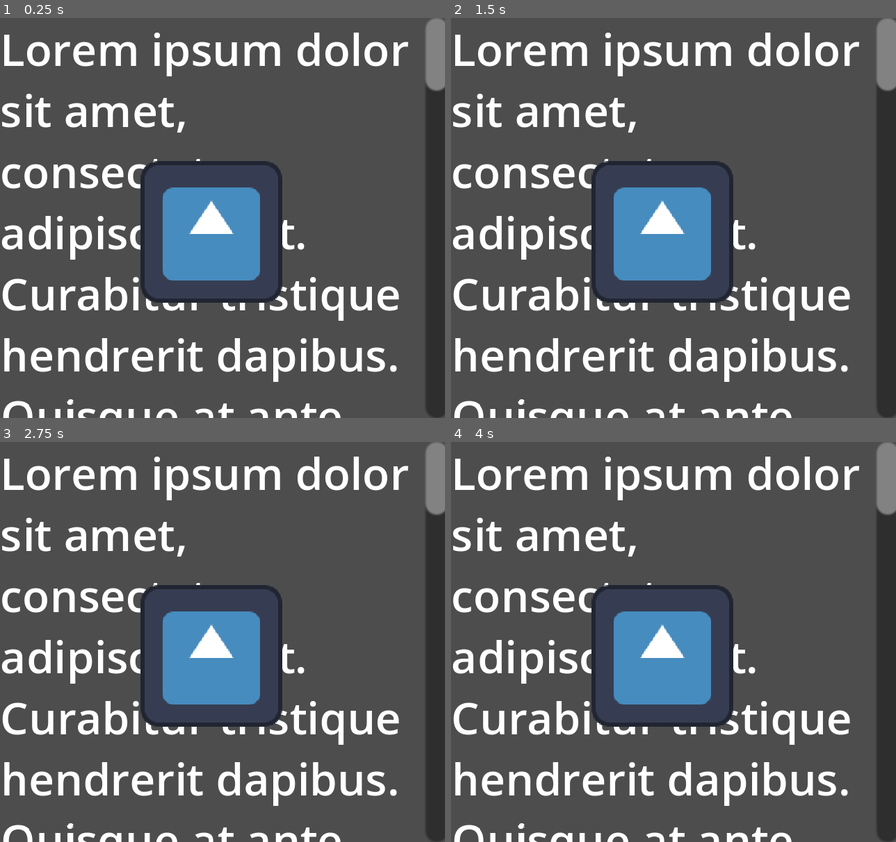
Above: before the commit, frames 1-4 (two rows, left to right).
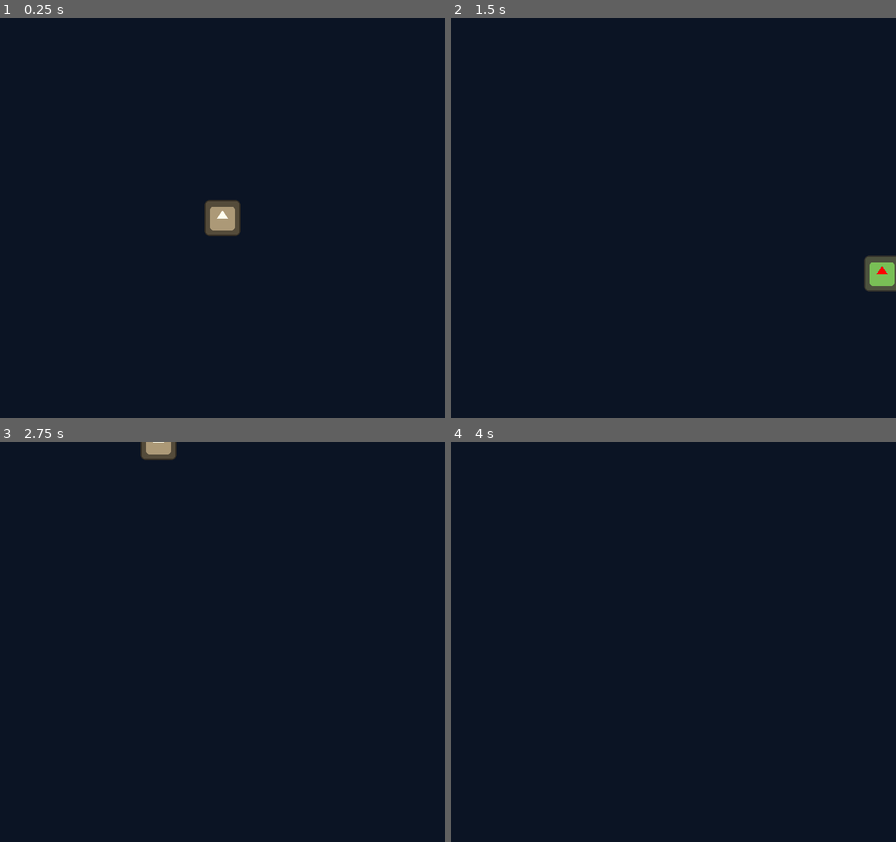
Above: after the commit, the same moments.

Repository: razvra/GBJam2024
Game: Godot game, scene res://scenes/main.tscn
The game is run twice, just before and just after one commit, with the same random seed, the same clock (stepped at 60 frames per second) and the same inputs. Before the commit the project starts from res://scenes/node_2d.tscn. The engine's default icon, where the game draws it, is replaced by a stand-in: a white triangle on a blue panel in a dark square.
Inputs:
- Up to frame 1 (0.25 s): no input
- Up to frame 2 (1.5 s): tap Enter at 0.5 s; hold D (move_right, bound only after the commit) 0.53-1.28 s; tap K (change_ghost, bound only after the commit) at 0.6, 1.35 s; hold S (move_down, bound only after the commit) from 1.28 s (still down)
- Up to frame 3 (2.75 s): release S (move_down, bound only after the commit) at 2.03 s; hold D (move_right, bound only after the commit) from 2.03 s (still down); tap K (change_ghost, bound only after the commit) at 2.1 s
- Up to frame 4 (4 s): release D (move_right, bound only after the commit) at 2.78 s; hold W (move_up, bound only after the commit) 2.78-3.53 s; tap K (change_ghost, bound only after the commit) at 2.85, 3.6 s; tap Space at 3.5 s; hold A (move_left, bound only after the commit) from 3.53 s (still down)

The runs differ from the first frame. In frame 1, 99% of the frame differs, in the area x 0-100%, y 0-100%; in frame 2, 99%; in frame 3, 99%; in frame 4, 99%.

Commit message:
basic movement, screen warping, character switching

Diff:
--- a/project.godot
+++ b/project.godot
@@ -11,7 +11,7 @@
 [application]
 
 config/name="GBJam_2024"
-run/main_scene="res://scenes/node_2d.tscn"
+run/main_scene="res://scenes/main.tscn"
 config/features=PackedStringArray("4.3", "Forward Plus")
 config/icon="res://assets/icon.svg"
 
@@ -24,6 +24,61 @@
 window/size/window_height_override=576
 window/stretch/mode="canvas_items"
 
+[global_group]
+
+Ghosts="Player-controlled Ghost characters."
+
+[input]
+
+move_left={
+"deadzone": 0.5,
+"events": [Object(InputEventKey,"resource_local_to_scene":false,"resource_name":"","device":0,"window_id":0,"alt_pressed":false,"shift_pressed":false,"ctrl_pressed":false,"meta_pressed":false,"pressed":false,"keycode":0,"physical_keycode":65,"key_label":0,"unicode":0,"location":0,"echo":false,"script":null)
+, Object(InputEventKey,"resource_local_to_scene":false,"resource_name":"","device":-1,"window_id":0,"alt_pressed":false,"shift_pressed":false,"ctrl_pressed":false,"meta_pressed":false,"pressed":false,"keycode":0,"physical_keycode":4194319,"key_label":0,"unicode":0,"location":0,"echo":false,"script":null)
+]
+}
+move_right={
+"deadzone": 0.5,
+"events": [Object(InputEventKey,"resource_local_to_scene":false,"resource_name":"","device":-1,"window_id":0,"alt_pressed":false,"shift_pressed":false,"ctrl_pressed":false,"meta_pressed":false,"pressed":false,"keycode":0,"physical_keycode":68,"key_label":0,"unicode":100,"location":0,"echo":false,"script":null)
+, Object(InputEventKey,"resource_local_to_scene":false,"resource_name":"","device":-1,"window_id":0,"alt_pressed":false,"shift_pressed":false,"ctrl_pressed":false,"meta_pressed":false,"pressed":false,"keycode":0,"physical_keycode":4194321,"key_label":0,"unicode":0,"location":0,"echo":false,"script":null)
+]
+}
+move_up={
+"deadzone": 0.5,
+"events": [Object(InputEventKey,"resource_local_to_scene":false,"resource_name":"","device":-1,"window_id":0,"alt_pressed":false,"shift_pressed":false,"ctrl_pressed":false,"meta_pressed":false,"pressed":false,"keycode":0,"physical_keycode":87,"key_label":0,"unicode":119,"location":0,"echo":false,"script":null)
+, Object(InputEventKey,"resource_local_to_scene":false,"resource_name":"","device":-1,"window_id":0,"alt_pressed":false,"shift_pressed":false,"ctrl_pressed":false,"meta_pressed":false,"pressed":false,"keycode":0,"physical_keycode":4194320,"key_label":0,"unicode":0,"location":0,"echo":false,"script":null)
+]
+}
+move_down={
+"deadzone": 0.5,
+"events": [Object(InputEventKey,"resource_local_to_scene":false,"resource_name":"","device":-1,"window_id":0,"alt_pressed":false,"shift_pressed":false,"ctrl_pressed":false,"meta_pressed":false,"pressed":false,"keycode":0,"physical_keycode":83,"key_label":0,"unicode":115,"location":0,"echo":false,"script":null)
+, Object(InputEventKey,"resource_local_to_scene":false,"resource_name":"","device":-1,"window_id":0,"alt_pressed":false,"shift_pressed":false,"ctrl_pressed":false,"meta_pressed":false,"pressed":false,"keycode":0,"physical_keycode":4194322,"key_label":0,"unicode":0,"location":0,"echo":false,"script":null)
+]
+}
+open_eye={
+"deadzone": 0.5,
+"events": [Object(InputEventKey,"resource_local_to_scene":false,"resource_name":"","device":-1,"window_id":0,"alt_pressed":false,"shift_pressed":false,"ctrl_pressed":false,"meta_pressed":false,"pressed":false,"keycode":0,"physical_keycode":74,"key_label":0,"unicode":106,"location":0,"echo":false,"script":null)
+, Object(InputEventKey,"resource_local_to_scene":false,"resource_name":"","device":-1,"window_id":0,"alt_pressed":false,"shift_pressed":false,"ctrl_pressed":false,"meta_pressed":false,"pressed":false,"keycode":0,"physical_keycode":67,"key_label":0,"unicode":99,"location":0,"echo":false,"script":null)
+]
+}
+change_ghost={
+"deadzone": 0.5,
+"events": [Object(InputEventKey,"resource_local_to_scene":false,"resource_name":"","device":-1,"window_id":0,"alt_pressed":false,"shift_pressed":false,"ctrl_pressed":false,"meta_pressed":false,"pressed":false,"keycode":0,"physical_keycode":75,"key_label":0,"unicode":107,"location":0,"echo":false,"script":null)
+, Object(InputEventKey,"resource_local_to_scene":false,"resource_name":"","device":-1,"window_id":0,"alt_pressed":false,"shift_pressed":false,"ctrl_pressed":false,"meta_pressed":false,"pressed":false,"keycode":0,"physical_keycode":88,"key_label":0,"unicode":120,"location":0,"echo":false,"script":null)
+]
+}
+meditate={
+"deadzone": 0.5,
+"events": [Object(InputEventKey,"resource_local_to_scene":false,"resource_name":"","device":-1,"window_id":0,"alt_pressed":false,"shift_pressed":false,"ctrl_pressed":false,"meta_pressed":false,"pressed":false,"keycode":0,"physical_keycode":76,"key_label":0,"unicode":108,"location":0,"echo":false,"script":null)
+, Object(InputEventKey,"resource_local_to_scene":false,"resource_name":"","device":-1,"window_id":0,"alt_pressed":false,"shift_pressed":false,"ctrl_pressed":false,"meta_pressed":false,"pressed":false,"keycode":0,"physical_keycode":90,"key_label":0,"unicode":122,"location":0,"echo":false,"script":null)
+]
+}
+pause={
+"deadzone": 0.5,
+"events": [Object(InputEventKey,"resource_local_to_scene":false,"resource_name":"","device":-1,"window_id":0,"alt_pressed":false,"shift_pressed":false,"ctrl_pressed":false,"meta_pressed":false,"pressed":false,"keycode":0,"physical_keycode":32,"key_label":0,"unicode":32,"location":0,"echo":false,"script":null)
+, Object(InputEventKey,"resource_local_to_scene":false,"resource_name":"","device":-1,"window_id":0,"alt_pressed":false,"shift_pressed":false,"ctrl_pressed":false,"meta_pressed":false,"pressed":false,"keycode":0,"physical_keycode":4194305,"key_label":0,"unicode":0,"location":0,"echo":false,"script":null)
+]
+}
+
 [rendering]
 
 textures/canvas_textures/default_texture_filter=0
--- /dev/null
+++ b/scenes/character_base.tscn
@@ -0,0 +1,28 @@
+[gd_scene load_steps=5 format=3 uid="uid://gs8rwbd1ues1"]
+
+[ext_resource type="Script" path="res://scripts/character_base.gd" id="1_c112q"]
+[ext_resource type="Texture2D" uid="uid://c1f4mgpuv4358" path="res://assets/icon.svg" id="2_7mf11"]
+
+[sub_resource type="SpriteFrames" id="SpriteFrames_e7po2"]
+animations = [{
+"frames": [{
+"duration": 1.0,
+"texture": ExtResource("2_7mf11")
+}],
+"loop": true,
+"name": &"default",
+"speed": 5.0
+}]
+
+[sub_resource type="RectangleShape2D" id="RectangleShape2D_7aejw"]
+size = Vector2(10, 10)
+
+[node name="CharacterBase" type="CharacterBody2D"]
+script = ExtResource("1_c112q")
+
+[node name="AnimatedSprite2D" type="AnimatedSprite2D" parent="."]
+scale = Vector2(0.1, 0.1)
+sprite_frames = SubResource("SpriteFrames_e7po2")
+
+[node name="CollisionShape2D" type="CollisionShape2D" parent="."]
+shape = SubResource("RectangleShape2D_7aejw")
--- /dev/null
+++ b/scenes/character_manager.tscn
@@ -0,0 +1,6 @@
+[gd_scene load_steps=2 format=3 uid="uid://c0iydh0on6iv"]
+
+[ext_resource type="Script" path="res://scripts/character_manager.gd" id="1_cshvr"]
+
+[node name="CharacterManager" type="Node2D"]
+script = ExtResource("1_cshvr")
--- /dev/null
+++ b/scenes/connector.tscn
@@ -0,0 +1,67 @@
+[gd_scene load_steps=5 format=3 uid="uid://b1bhsai5jyinn"]
+
+[ext_resource type="Script" path="res://scripts/connector.gd" id="1_fal3b"]
+
+[sub_resource type="RectangleShape2D" id="RectangleShape2D_w1n37"]
+size = Vector2(2, 144)
+
+[sub_resource type="RectangleShape2D" id="RectangleShape2D_0nbk1"]
+size = Vector2(2, 144)
+
+[sub_resource type="RectangleShape2D" id="RectangleShape2D_0d2uj"]
+size = Vector2(160, 2)
+
+[node name="Connector" type="Node2D"]
+script = ExtResource("1_fal3b")
+
+[node name="LeftColorRect" type="ColorRect" parent="."]
+offset_left = -20.0
+offset_bottom = 144.0
+
+[node name="RightColorRect" type="ColorRect" parent="."]
+offset_left = 160.0
+offset_right = 180.0
+offset_bottom = 144.0
+
+[node name="TopColorRect" type="ColorRect" parent="."]
+offset_top = -20.0
+offset_right = 160.0
+
+[node name="BotColorRect" type="ColorRect" parent="."]
+offset_top = 144.0
+offset_right = 160.0
+offset_bottom = 164.0
+
+[node name="LeftArea2D" type="Area2D" parent="."]
+position = Vector2(0, 72)
+
+[node name="CollisionShape2D" type="CollisionShape2D" parent="LeftArea2D"]
+shape = SubResource("RectangleShape2D_w1n37")
+metadata/_edit_lock_ = true
+
+[node name="RightArea2D" type="Area2D" parent="."]
+position = Vector2(160, 72)
+metadata/_edit_lock_ = true
+
+[node name="CollisionShape2D" type="CollisionShape2D" parent="RightArea2D"]
+shape = SubResource("RectangleShape2D_0nbk1")
+metadata/_edit_group_ = true
+
+[node name="TopArea2D" type="Area2D" parent="."]
+position = Vector2(80, 0)
+
+[node name="CollisionShape2D" type="CollisionShape2D" parent="TopArea2D"]
+shape = SubResource("RectangleShape2D_0d2uj")
+metadata/_edit_group_ = true
+
+[node name="BotArea2D" type="Area2D" parent="."]
+position = Vector2(80, 144)
+
+[node name="CollisionShape2D" type="CollisionShape2D" parent="BotArea2D"]
+shape = SubResource("RectangleShape2D_0d2uj")
+metadata/_edit_group_ = true
+
+[connection signal="body_exited" from="LeftArea2D" to="." method="_on_left_area_2d_body_exited"]
+[connection signal="body_exited" from="RightArea2D" to="." method="_on_right_area_2d_body_exited"]
+[connection signal="body_exited" from="TopArea2D" to="." method="_on_top_area_2d_body_exited"]
+[connection signal="body_exited" from="BotArea2D" to="." method="_on_bot_area_2d_body_exited"]
--- /dev/null
+++ b/scenes/drowny.tscn
@@ -0,0 +1,12 @@
+[gd_scene load_steps=4 format=3 uid="uid://082ylqysvqos"]
+
+[ext_resource type="PackedScene" uid="uid://gs8rwbd1ues1" path="res://scenes/character_base.tscn" id="1_jwvo2"]
+[ext_resource type="Shader" uid="uid://bx3ik7sbs47w3" path="res://shaders/simple_tint3.tres" id="2_48nvt"]
+
+[sub_resource type="ShaderMaterial" id="ShaderMaterial_244s7"]
+shader = ExtResource("2_48nvt")
+
+[node name="Drowny" instance=ExtResource("1_jwvo2")]
+
+[node name="AnimatedSprite2D" parent="." index="0"]
+material = SubResource("ShaderMaterial_244s7")
--- /dev/null
+++ b/scenes/main.tscn
@@ -0,0 +1,22 @@
+[gd_scene load_steps=3 format=3 uid="uid://dbqnxw40xnpls"]
+
+[ext_resource type="PackedScene" uid="uid://c0iydh0on6iv" path="res://scenes/character_manager.tscn" id="2_4y1jd"]
+[ext_resource type="PackedScene" uid="uid://b1bhsai5jyinn" path="res://scenes/connector.tscn" id="2_j15yh"]
+
+[node name="Main" type="Node2D"]
+
+[node name="Background" type="ColorRect" parent="."]
+offset_right = 160.0
+offset_bottom = 144.0
+color = Color(0.0431373, 0.0784314, 0.141176, 1)
+
+[node name="Connector" parent="." instance=ExtResource("2_j15yh")]
+visible = false
+
+[node name="CharacterManager" parent="." instance=ExtResource("2_4y1jd")]
+
+[node name="RichTextLabel" type="RichTextLabel" parent="."]
+visible = false
+offset_right = 161.0
+offset_bottom = 144.0
+text = "Lorem ipsum dolor sit amet, consectetur adipiscing elit. Curabitur tristique hendrerit dapibus. Quisque at ante malesuada, finibus magna non, pharetra lectus. Nam lorem quam, molestie id libero in, blandit aliquam nunc. Proin dignissim, diam eu euismod tincidunt, dui dolor placerat metus, sed posuere orci enim quis nulla. Etiam non lorem ipsum. Nunc lobortis ultrices nunc sit amet rhoncus. Integer eget faucibus ante. Aenean pulvinar est felis, eget tincidunt sapien imperdiet at. Integer elementum dignissim nunc a elementum. Aliquam lacinia sollicitudin arcu, nec consequat lorem pretium et. Sed sit amet dui congue, accumsan risus eu, suscipit ante. Morbi a ultrices felis. Mauris et ante at mi pretium fermentum ac eget nunc. Vestibulum tincidunt convallis suscipit."
--- a/scenes/node_2d.tscn
+++ /dev/null
@@ -1,15 +0,0 @@
-[gd_scene load_steps=2 format=3 uid="uid://clnliwfull1vp"]
-
-[ext_resource type="Texture2D" uid="uid://c1f4mgpuv4358" path="res://assets/icon.svg" id="1_b8lah"]
-
-[node name="Node2D" type="Node2D"]
-
-[node name="RichTextLabel" type="RichTextLabel" parent="."]
-offset_right = 161.0
-offset_bottom = 144.0
-text = "Lorem ipsum dolor sit amet, consectetur adipiscing elit. Curabitur tristique hendrerit dapibus. Quisque at ante malesuada, finibus magna non, pharetra lectus. Nam lorem quam, molestie id libero in, blandit aliquam nunc. Proin dignissim, diam eu euismod tincidunt, dui dolor placerat metus, sed posuere orci enim quis nulla. Etiam non lorem ipsum. Nunc lobortis ultrices nunc sit amet rhoncus. Integer eget faucibus ante. Aenean pulvinar est felis, eget tincidunt sapien imperdiet at. Integer elementum dignissim nunc a elementum. Aliquam lacinia sollicitudin arcu, nec consequat lorem pretium et. Sed sit amet dui congue, accumsan risus eu, suscipit ante. Morbi a ultrices felis. Mauris et ante at mi pretium fermentum ac eget nunc. Vestibulum tincidunt convallis suscipit."
-
-[node name="Sprite2D" type="Sprite2D" parent="."]
-position = Vector2(76, 77)
-scale = Vector2(0.398438, 0.398438)
-texture = ExtResource("1_b8lah")
--- /dev/null
+++ b/scenes/shotty.tscn
@@ -0,0 +1,12 @@
+[gd_scene load_steps=4 format=3 uid="uid://cutvjwr000vtf"]
+
+[ext_resource type="PackedScene" uid="uid://gs8rwbd1ues1" path="res://scenes/character_base.tscn" id="1_t2nof"]
+[ext_resource type="Shader" uid="uid://du226lw10bew6" path="res://shaders/simple_tint.tres" id="2_1ng2x"]
+
+[sub_resource type="ShaderMaterial" id="ShaderMaterial_ygtvt"]
+shader = ExtResource("2_1ng2x")
+
+[node name="Shotty" instance=ExtResource("1_t2nof")]
+
+[node name="AnimatedSprite2D" parent="." index="0"]
+material = SubResource("ShaderMaterial_ygtvt")
--- /dev/null
+++ b/scenes/slashy.tscn
@@ -0,0 +1,12 @@
+[gd_scene load_steps=4 format=3 uid="uid://4dgwd6cwlnaw"]
+
+[ext_resource type="PackedScene" uid="uid://gs8rwbd1ues1" path="res://scenes/character_base.tscn" id="1_k85sd"]
+[ext_resource type="Shader" uid="uid://d0lms034nimy2" path="res://shaders/simple_tint2.tres" id="2_ua1v5"]
+
+[sub_resource type="ShaderMaterial" id="ShaderMaterial_opo6s"]
+shader = ExtResource("2_ua1v5")
+
+[node name="Slashy" instance=ExtResource("1_k85sd")]
+
+[node name="AnimatedSprite2D" parent="." index="0"]
+material = SubResource("ShaderMaterial_opo6s")
--- /dev/null
+++ b/scripts/character_base.gd
@@ -0,0 +1,14 @@
+extends CharacterBody2D
+
+const ACCEL = 100.0
+const DECEL = ACCEL / 12
+
+func _physics_process(delta: float) -> void:
+	var direction = Vector2(Input.get_axis("move_left", "move_right"), Input.get_axis("move_up", "move_down"))
+
+	# handle movement
+	if direction: # accelerate
+		velocity = direction.normalized() * ACCEL
+	else: #decelerate
+		velocity = velocity.move_toward(Vector2.ZERO, DECEL)
+	move_and_slide()
--- /dev/null
+++ b/scripts/character_manager.gd
@@ -0,0 +1,49 @@
+extends Node2D
+
+# Preload the character scenes
+var character_scenes = [
+	preload("res://scenes/shotty.tscn"),
+	preload("res://scenes/slashy.tscn"),
+	preload("res://scenes/drowny.tscn")
+]
+
+var index : int = 0
+var characters : Array[CharacterBody2D] = []
+var current_character : CharacterBody2D
+
+func _ready() -> void:
+	var screen_center = get_viewport_rect().size / 2
+
+	for scene in character_scenes:
+		var character = scene.instantiate()
+		character.position = screen_center
+		add_child(character)
+		characters.append(character)
+		character.hide()
+		disable_collisions(character)
+
+	current_character = characters[0]
+	current_character.show()
+	enable_collisions(current_character)
+
+func _process(delta: float) -> void:
+
+	if Input.is_action_just_pressed("change_ghost"):
+		switch_character()
+	pass
+
+func switch_character():
+	current_character.hide()
+	index = (index + 1) % characters.size()
+	current_character = characters[index]
+	current_character.show()
+
+func enable_collisions(character):
+	for shape in character.get_children():
+		if shape is CollisionShape2D:
+			shape.disabled = false
+
+func disable_collisions(character):
+	for shape in character.get_children():
+		if shape is CollisionShape2D:
+			shape.disabled = true
--- /dev/null
+++ b/scripts/connector.gd
@@ -0,0 +1,28 @@
+extends Node2D
+
+@onready var left_area_2d = $LeftArea2D
+@onready var right_area_2d = $RightArea2D
+@onready var top_area_2d = $TopArea2D
+@onready var bot_area_2d = $BotArea2D
+
+var can_warp_from_left = true
+var can_warp_from_right = true
+var can_warp_from_top = true
+var can_warp_from_bot = true
+
+# screen corner warp interactions
+func _on_left_area_2d_body_exited(body: Node2D) -> void:
+	if body.position.x < left_area_2d.global_position.x:
+		body.position.x = right_area_2d.global_position.x
+
+func _on_right_area_2d_body_exited(body: Node2D) -> void:
+	if body.position.x > right_area_2d.global_position.x:
+		body.position.x = left_area_2d.global_position.x
+
+func _on_top_area_2d_body_exited(body: Node2D) -> void:
+	if body.position.y < top_area_2d.global_position.y:
+		body.position.y = bot_area_2d.global_position.y
+
+func _on_bot_area_2d_body_exited(body: Node2D) -> void:
+	if body.position.y > bot_area_2d.global_position.y:
+		body.position.y = top_area_2d.global_position.y
--- /dev/null
+++ b/shaders/simple_tint.tres
@@ -0,0 +1,47 @@
+[gd_resource type="VisualShader" load_steps=3 format=3 uid="uid://du226lw10bew6"]
+
+[sub_resource type="VisualShaderNodeInput" id="VisualShaderNodeInput_dmvcu"]
+expanded_output_ports = [0]
+input_name = "color"
+
+[sub_resource type="VisualShaderNodeColorFunc" id="VisualShaderNodeColorFunc_jije8"]
+function = 3
+
+[resource]
+code = "shader_type canvas_item;
+render_mode blend_mix;
+
+
+
+
+void fragment() {
+// Input:2
+	vec4 n_out2p0 = COLOR;
+
+
+	vec3 n_out3p0;
+// ColorFunc:3
+	{
+		vec3 c = vec3(n_out2p0.xyz);
+		float r = (c.r * .393) + (c.g *.769) + (c.b * .189);
+		float g = (c.r * .349) + (c.g *.686) + (c.b * .168);
+		float b = (c.r * .272) + (c.g *.534) + (c.b * .131);
+		n_out3p0 = vec3(r, g, b);
+	}
+
+
+// Output:0
+	COLOR.rgb = n_out3p0;
+
+
+}
+"
+graph_offset = Vector2(-223.863, 40.9376)
+mode = 1
+flags/light_only = false
+nodes/fragment/0/position = Vector2(480, 120)
+nodes/fragment/2/node = SubResource("VisualShaderNodeInput_dmvcu")
+nodes/fragment/2/position = Vector2(-160, 160)
+nodes/fragment/3/node = SubResource("VisualShaderNodeColorFunc_jije8")
+nodes/fragment/3/position = Vector2(220, 180)
+nodes/fragment/connections = PackedInt32Array(2, 0, 3, 0, 3, 0, 0, 0)
--- /dev/null
+++ b/shaders/simple_tint2.tres
@@ -0,0 +1,48 @@
+[gd_resource type="VisualShader" load_steps=3 format=3 uid="uid://d0lms034nimy2"]
+
+[sub_resource type="VisualShaderNodeInput" id="VisualShaderNodeInput_dmvcu"]
+expanded_output_ports = [0]
+input_name = "color"
+
+[sub_resource type="VisualShaderNodeColorFunc" id="VisualShaderNodeColorFunc_jije8"]
+function = 2
+
+[resource]
+code = "shader_type canvas_item;
+render_mode blend_mix;
+
+
+
+
+void fragment() {
+// Input:2
+	vec4 n_out2p0 = COLOR;
+
+
+	vec3 n_out3p0;
+// ColorFunc:3
+	{
+		vec3 c = vec3(n_out2p0.xyz);
+		vec4 K = vec4(0.0, -1.0 / 3.0, 2.0 / 3.0, -1.0);
+		vec4 p = mix(vec4(c.bg, K.wz), vec4(c.gb, K.xy), step(c.b, c.g));
+		vec4 q = mix(vec4(p.xyw, c.r), vec4(c.r, p.yzx), step(p.x, c.r));
+		float d = q.x - min(q.w, q.y);
+		float e = 1.0e-10;
+		n_out3p0 = vec3(abs(q.z + (q.w - q.y) / (6.0 * d + e)), d / (q.x + e), q.x);
+	}
+
+
+// Output:0
+	COLOR.rgb = n_out3p0;
+
+
+}
+"
+mode = 1
+flags/light_only = false
+nodes/fragment/0/position = Vector2(480, 120)
+nodes/fragment/2/node = SubResource("VisualShaderNodeInput_dmvcu")
+nodes/fragment/2/position = Vector2(-160, 160)
+nodes/fragment/3/node = SubResource("VisualShaderNodeColorFunc_jije8")
+nodes/fragment/3/position = Vector2(220, 180)
+nodes/fragment/connections = PackedInt32Array(2, 0, 3, 0, 3, 0, 0, 0)
--- /dev/null
+++ b/shaders/simple_tint3.tres
@@ -0,0 +1,45 @@
+[gd_resource type="VisualShader" load_steps=3 format=3 uid="uid://bx3ik7sbs47w3"]
+
+[sub_resource type="VisualShaderNodeInput" id="VisualShaderNodeInput_dmvcu"]
+expanded_output_ports = [0]
+input_name = "color"
+
+[sub_resource type="VisualShaderNodeColorFunc" id="VisualShaderNodeColorFunc_jije8"]
+function = 1
+
+[resource]
+code = "shader_type canvas_item;
+render_mode blend_mix;
+
+
+
+
+void fragment() {
+// Input:2
+	vec4 n_out2p0 = COLOR;
+
+
+	vec3 n_out3p0;
+// ColorFunc:3
+	{
+		vec3 c = vec3(n_out2p0.xyz);
+		vec4 K = vec4(1.0, 2.0 / 3.0, 1.0 / 3.0, 3.0);
+		vec3 p = abs(fract(c.xxx + K.xyz) * 6.0 - K.www);
+		n_out3p0 = c.z * mix(K.xxx, clamp(p - K.xxx, 0.0, 1.0), c.y);
+	}
+
+
+// Output:0
+	COLOR.rgb = n_out3p0;
+
+
+}
+"
+mode = 1
+flags/light_only = false
+nodes/fragment/0/position = Vector2(480, 120)
+nodes/fragment/2/node = SubResource("VisualShaderNodeInput_dmvcu")
+nodes/fragment/2/position = Vector2(-160, 160)
+nodes/fragment/3/node = SubResource("VisualShaderNodeColorFunc_jije8")
+nodes/fragment/3/position = Vector2(220, 180)
+nodes/fragment/connections = PackedInt32Array(2, 0, 3, 0, 3, 0, 0, 0)
Not shown, added: scenes/mai716C.tmp
Not shown, added: scenes/mai8962.tmp
Not shown, added: scenes/pla344A.tmp
Not shown, added: scenes/plaD63E.tmp
